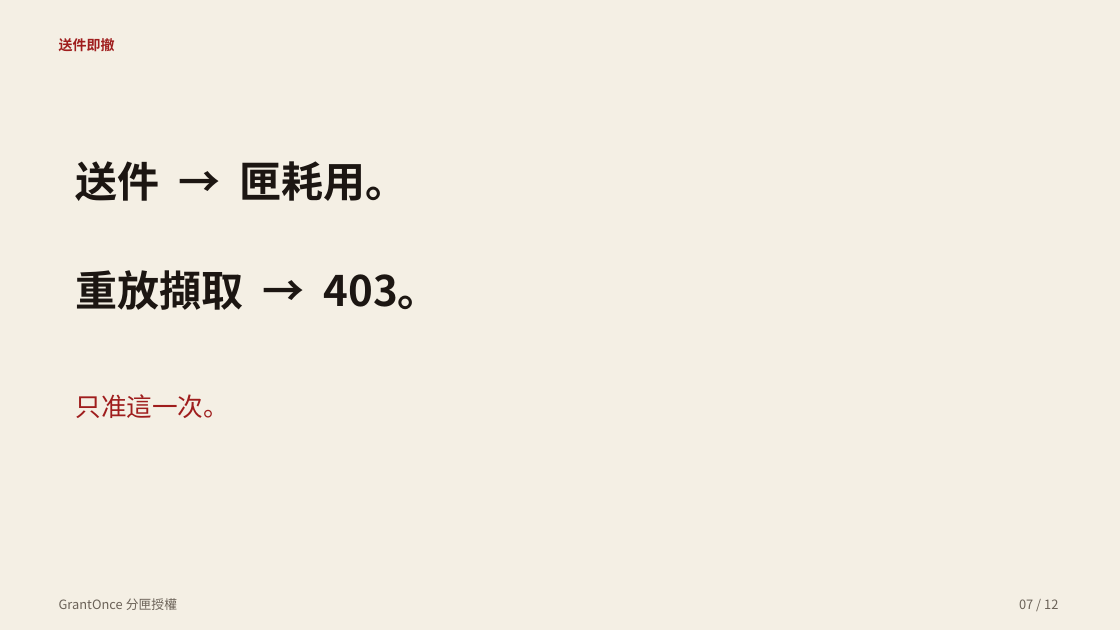
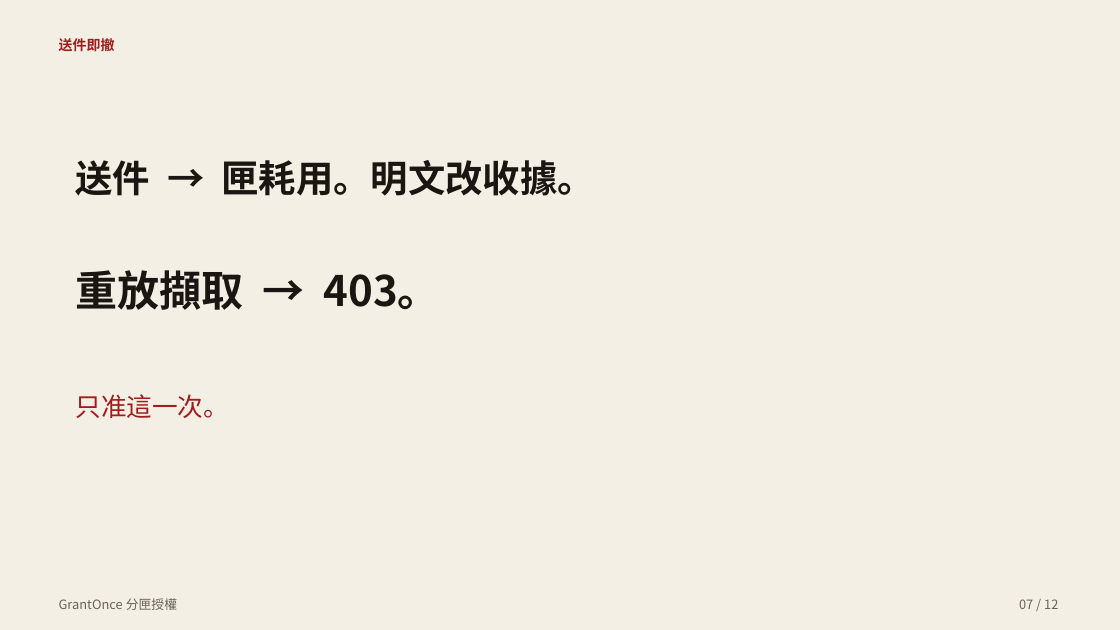
Before and after one commit to do0x0ob/GrantOnce, a slide deck: slide 7 of pitch/GrantOnce.pptx. Drawn at 1120x630 pixels with LibreOffice and Linux fonts; fonts in the diff are those of the drawing. Boxes give left, top, right and bottom in pixels: in the first picture for what was removed or moved away, otherwise in the second. Text is boxed around its words. In the diff, an @@ line names an element or a change of style, - is before the commit and + after.

```diff
--- a/pitch/GrantOnce.pptx
+++ b/pitch/GrantOnce.pptx
@@ text at bbox=[75, 160, 594, 196]: text changed; size 36 to 32 pt @@
-送件 → 匣耗用。
+送件 → 匣耗用。明文改收據。
```
Also in this commit, not shown: 3 other slides changed, 22 other files.
